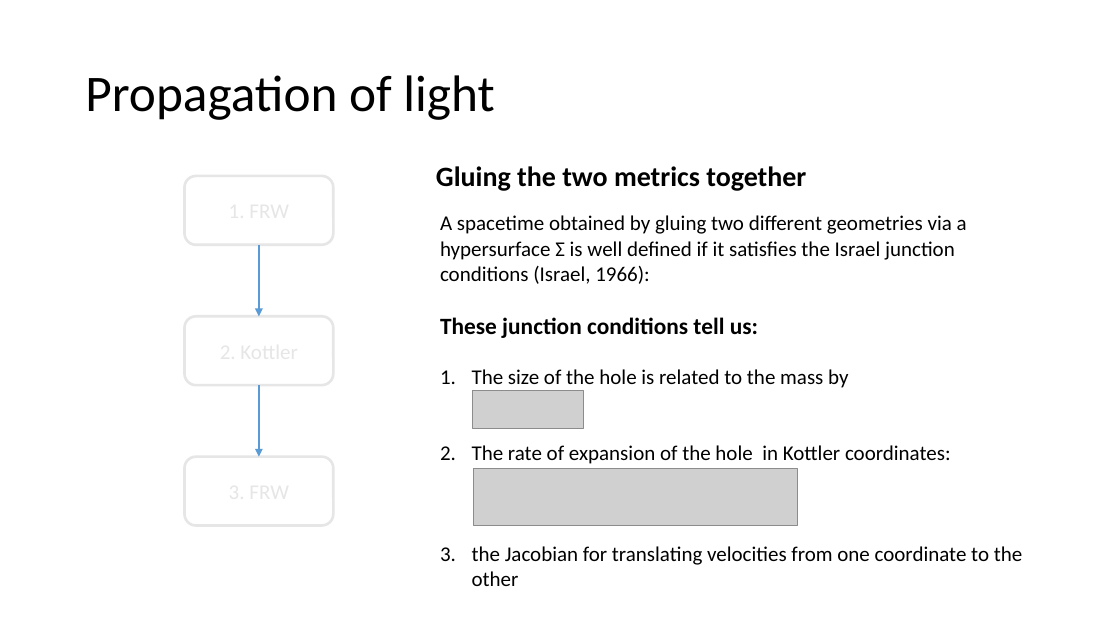
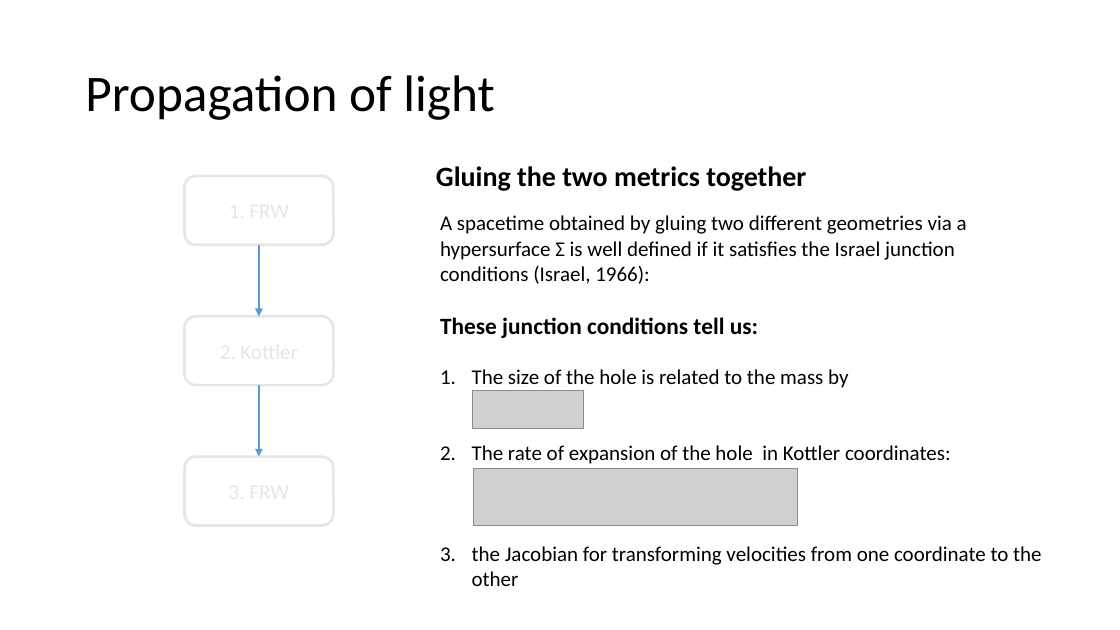
Before and after one commit to lingxz/lightbending, a slide deck: slide 15 of presentation2.pptx (slide 13 before the commit). Drawn at 1120x630 pixels with LibreOffice and Linux fonts; fonts in the diff are those of the drawing; grey boxes stand for pictures. Boxes give left, top, right and bottom in pixels: in the first picture for what was removed or moved away, otherwise in the second. Text is boxed around its words. In the diff, an @@ line names an element or a change of style, - is before the commit and + after.

```diff
--- a/presentation2.pptx
+++ b/presentation2.pptx
@@ text at <box>472,546,1041,586</box>: text changed @@
-3. the Jacobian for translating velocities from one coordinate to the other
+3. the Jacobian for transforming velocities from one coordinate to the other
```
Also in this commit, not shown: 11 other slides changed, 17 slides added, 6 other files.
